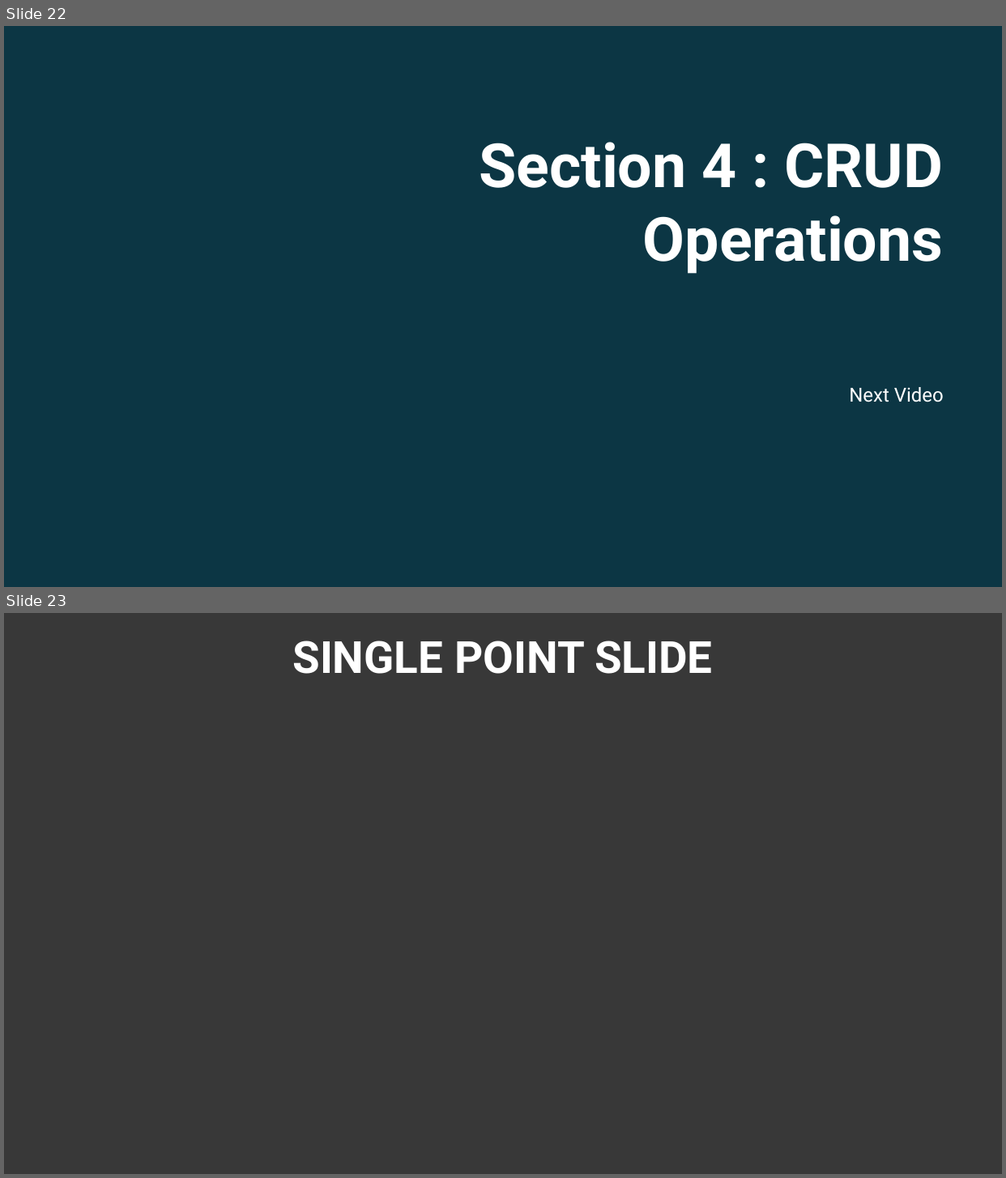
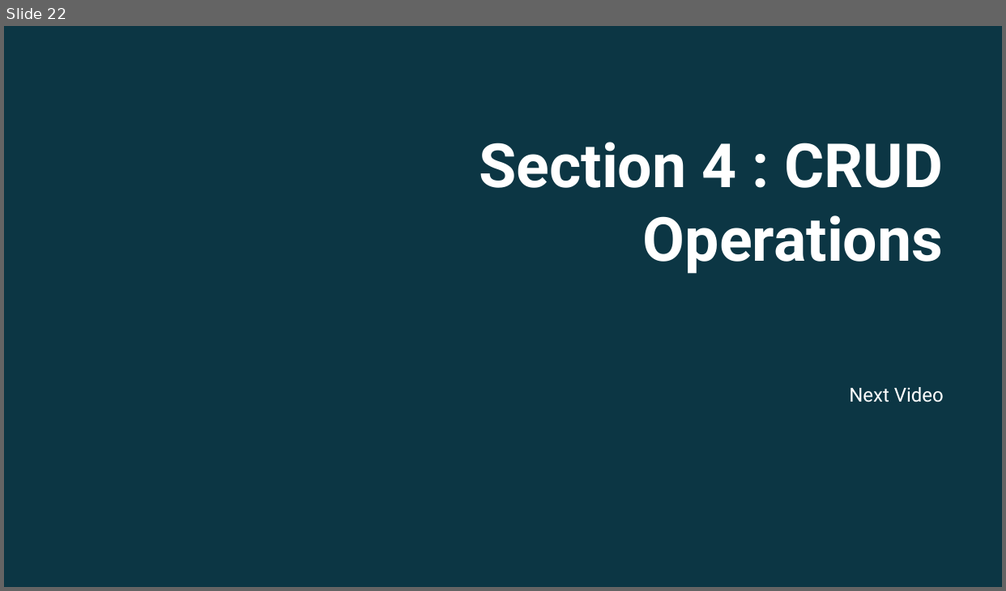
Before and after one commit to twalkerb/Entity-foundation-.NET-6, a slide deck: Sections/Section 3/Entity Fundamentals Using .NET 6_Section 3.pptx. Shown one above the other, each under a label of ours: slides 22 and 23 before the commit, slide 22 after it. The pictures are 1006x1178 and 1006x591 pixels, drawn with LibreOffice and Linux fonts; fonts in the diff are those of the drawing; background and template pictures are left out; a plain dark background stands for a picture behind light text. Boxes give left, top, right and bottom in pixels: in the first picture for what was removed or moved away, otherwise in the second. Text is boxed around its words. In the diff, an @@ line names an element or a change of style, - is before the commit and + after.

```diff
--- a/Sections/Section 3/Entity Fundamentals Using .NET 6_Section 3.pptx
+++ b/Sections/Section 3/Entity Fundamentals Using .NET 6_Section 3.pptx
@@ slide 23 removed at [4, 613, 1002, 1174], background picture (left out) @@
@@ rectangle removed at [4, 613, 1002, 1174] @@
@@ text removed at [292, 641, 713, 674] @@
-SINGLE POINT SLIDE
```
Also in this commit, not shown: 2 slides changed, 9 other slides removed, 24 other files.
